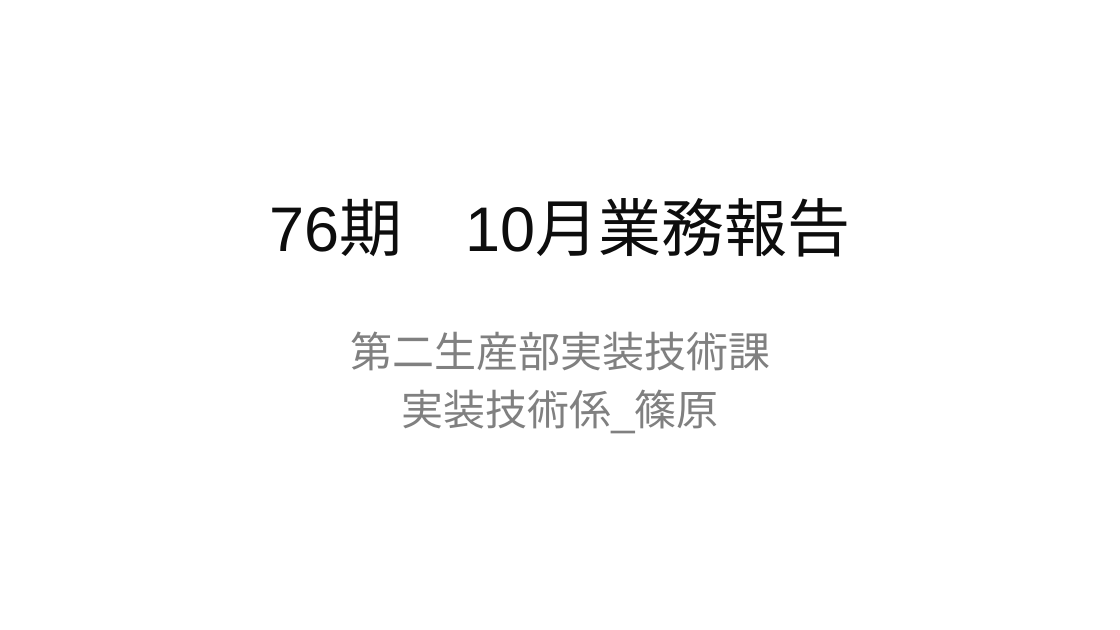
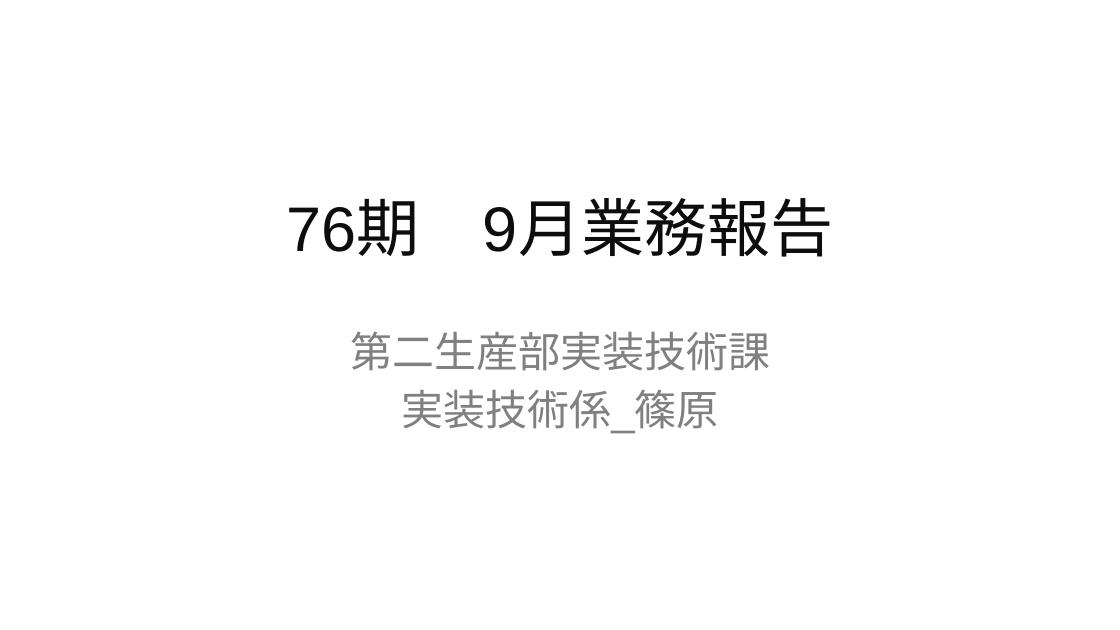
Before and after one commit to nk-shino/work_vault, a slide deck: slide 1 of workvault-sync/10_業務全般/業務報告/10月業務報告(篠原).pptx. Drawn at 1120x630 pixels with LibreOffice and Linux fonts; fonts in the diff are those of the drawing; background and template pictures are left out. Boxes give left, top, right and bottom in pixels: in the first picture for what was removed or moved away, otherwise in the second. Text is boxed around its words. In the diff, an @@ line names an element or a change of style, - is before the commit and + after.

```diff
--- a/workvault-sync/10_業務全般/業務報告/10月業務報告(篠原).pptx
+++ b/workvault-sync/10_業務全般/業務報告/10月業務報告(篠原).pptx
@@ text at box(287, 201, 833, 257): text changed @@
-76期 10月業務報告
+76期 9月業務報告
```
Also in this commit, not shown: 1 other file.
